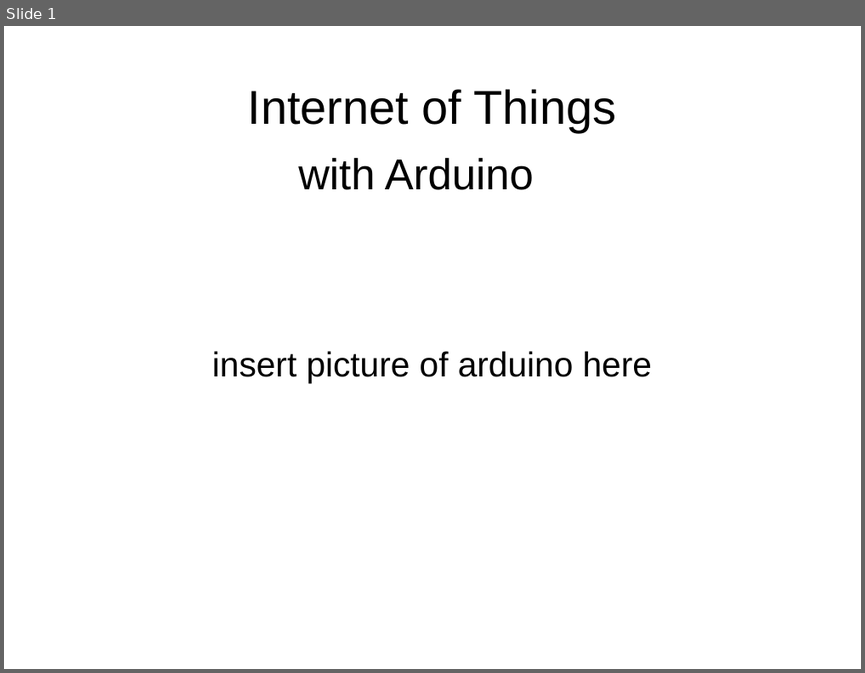
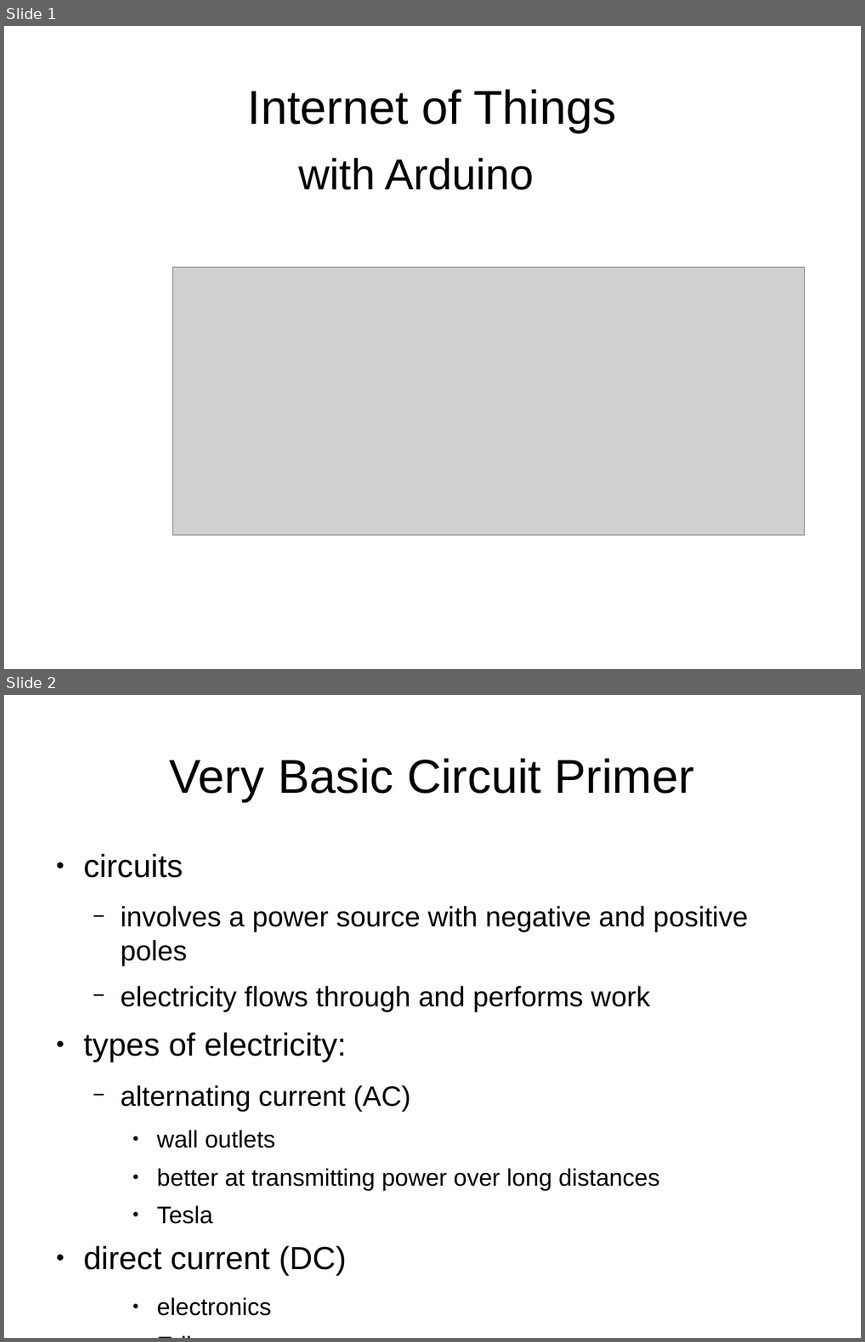
Before and after one commit to jasonmfehr/jug-arduino, a slide deck: presentation/Illnois_JUG_2014_09_09.odp. Shown one above the other, each under a label of ours: slide 1 before the commit, slides 1 and 2 after it. The pictures are 865x673 and 865x1342 pixels, drawn with LibreOffice and Linux fonts; fonts in the diff are those of the drawing; grey boxes stand for pictures. Boxes give left, top, right and bottom in pixels: in the first picture for what was removed or moved away, otherwise in the second. Text is boxed around its words. In the diff, an @@ line names an element or a change of style, - is before the commit and + after.

```diff
--- a/presentation/Illnois_JUG_2014_09_09.odp
+++ b/presentation/Illnois_JUG_2014_09_09.odp
@@ slide 2 added at (4, 695, 861, 1338), background #FFFFFF @@
@@ title added at (170, 758, 694, 801), 44 pt, text #000000 @@
+Very Basic Circuit Primer
@@ text added at (84, 853, 749, 1276), 25.9 pt, text #000000 @@
+● circuits
+  − involves a power source with negative and positive poles
+  − electricity flows through and performs work
+● types of electricity:
+  − alternating current (AC)
+    ● wall outlets
+    ● better at transmitting power over long distances
+    ● Tesla
+● direct current (DC)
+    ● electronics
+    ● Edison
@@ slide 1 changed as well @@
@@ picture added at (172, 267, 805, 534) @@
@@ subtitle removed at (212, 351, 652, 383) @@
-insert picture of arduino here
```
Also in this commit, not shown: 10 other slides added.
